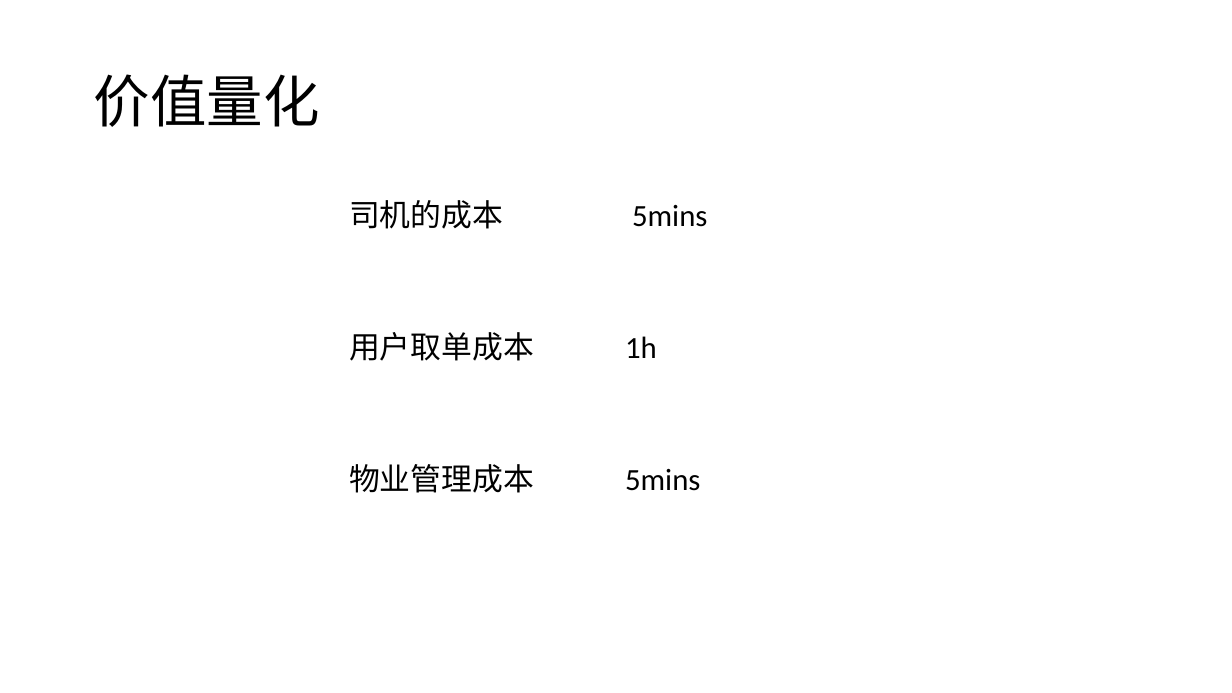
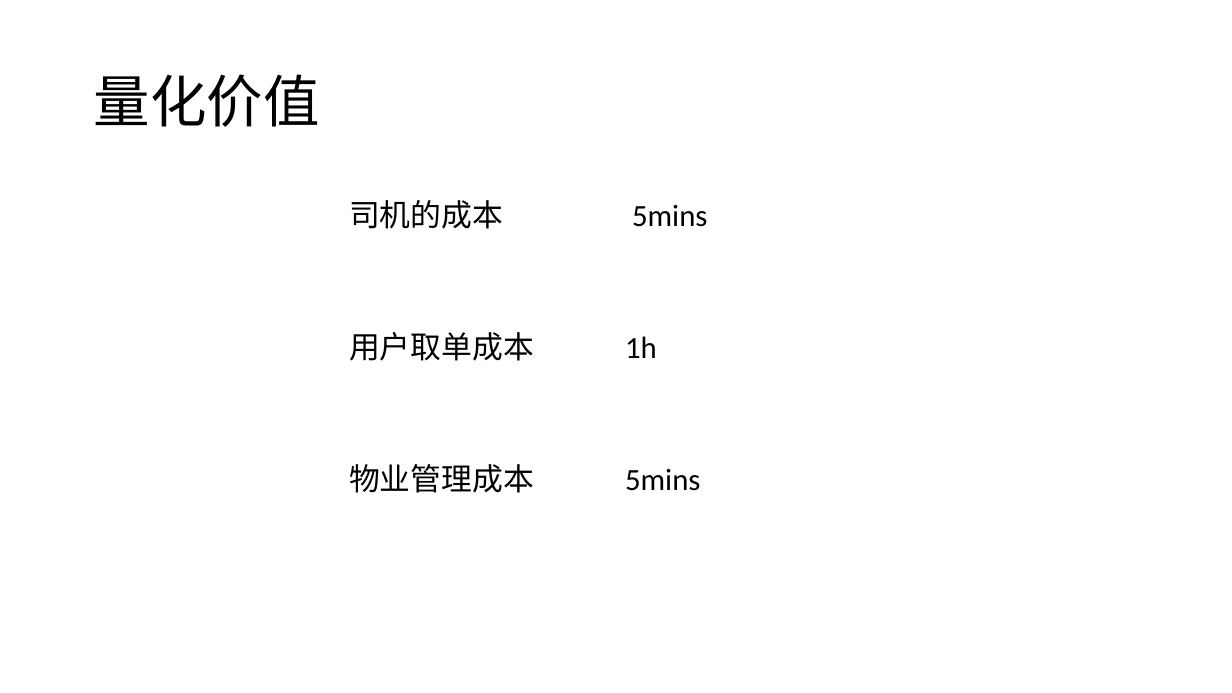
Before and after one commit to twigzxd/ZXXXZ, a slide deck: slide 14 of 智能快递柜ppt.pptx. Drawn at 1232x693 pixels with LibreOffice and Linux fonts; fonts in the diff are those of the drawing. Boxes give left, top, right and bottom in pixels: in the first picture for what was removed or moved away, otherwise in the second. Text is boxed around its words. In the diff, an @@ line names an element or a change of style, - is before the commit and + after.

```diff
--- a/智能快递柜ppt.pptx
+++ b/智能快递柜ppt.pptx
@@ title at (94, 74, 320, 127): text changed @@
-价值量化
+量化价值
```
Also in this commit, not shown: 4 other slides changed.
